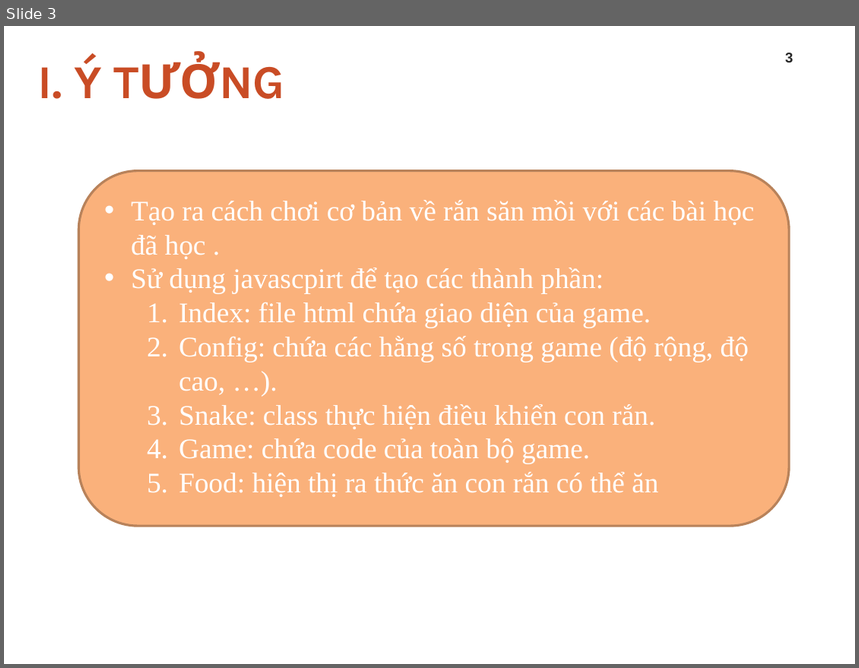
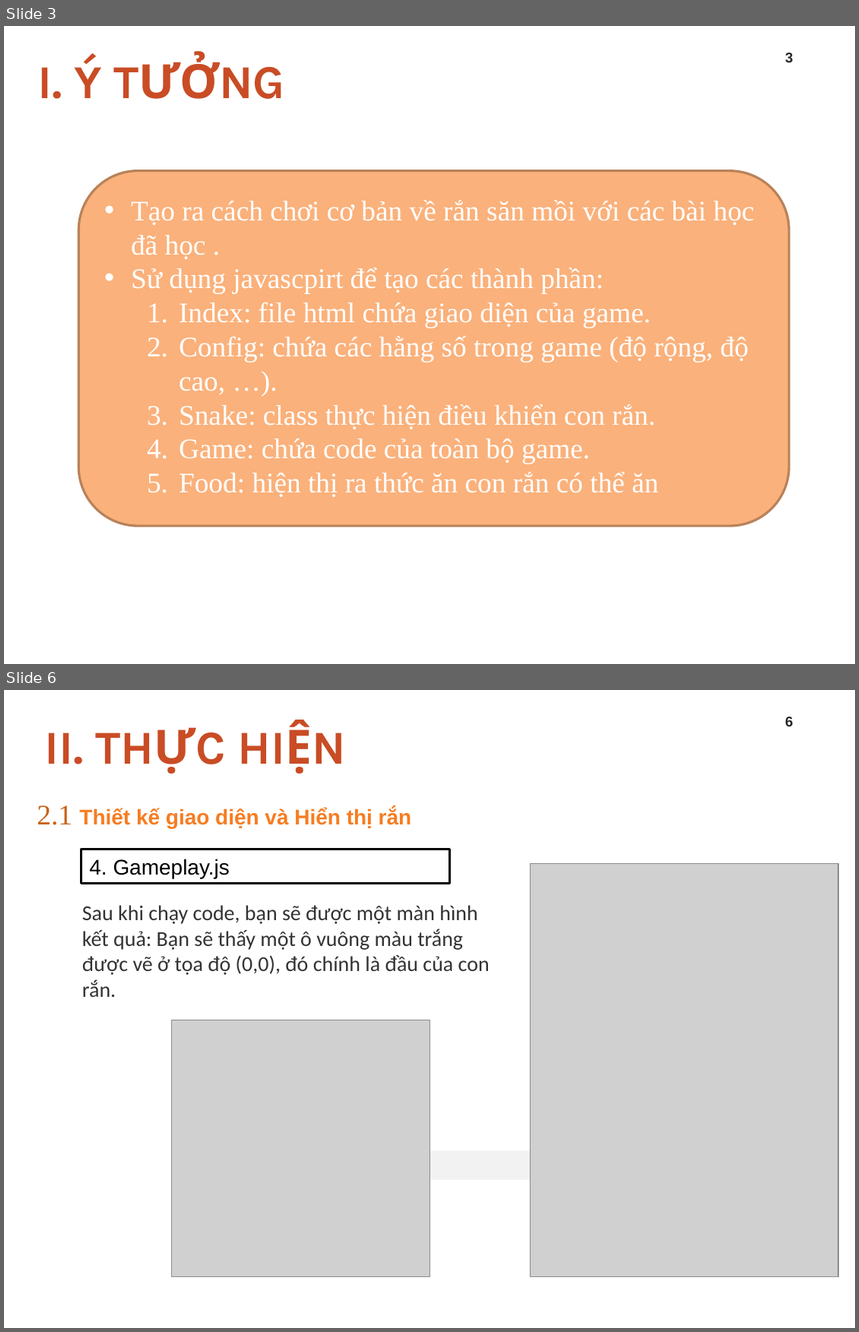
Before and after one commit to hai1710/case, a slide deck: CASE-STUDY.pptx. Shown one above the other, each under a label of ours: slide 3 before the commit, slides 3 and 6 after it; the slides between them are not shown. The pictures are 859x668 and 859x1332 pixels, drawn with LibreOffice and Linux fonts; fonts in the diff are those of the drawing; grey boxes stand for pictures; background and template pictures are left out. Boxes give left, top, right and bottom in pixels: in the first picture for what was removed or moved away, otherwise in the second. Text is boxed around its words. In the diff, an @@ line names an element or a change of style, - is before the commit and + after.

```diff
--- a/CASE-STUDY.pptx
+++ b/CASE-STUDY.pptx
@@ slide 6 added at box(4, 690, 855, 1328), background #FFFFFF @@
@@ title added at box(45, 733, 84, 764), 40 pt, text #C94C25, bold @@
+II. THỰC HIỆN
@@ page number added at box(785, 717, 793, 726), 12 pt, text #262626, bold @@
+6
@@ text added at box(37, 806, 412, 828), 18 pt, text #F77C21, bold @@
+2.1 Thiết kế giao diện và Hiển thị rắn
@@ rectangle added at box(82, 849, 450, 883), fill #FFFFFF, outline #000000 2 pt, 18 pt, text #000000 @@
+4. Gameplay.js
@@ picture added at box(530, 863, 838, 1277) @@
@@ text added at box(82, 905, 490, 997), 18 pt, text #333333 @@
+Sau khi chạy code, bạn sẽ được một màn hình kết quả: Bạn sẽ thấy một ô vuông màu trắng được vẽ ở tọa độ (0,0), đó chính là đầu của con rắn.
@@ picture added at box(172, 1021, 430, 1277) @@
@@ rectangle added at box(301, 1151, 542, 1180), fill #F2F2F2 @@
```
Also in this commit, not shown: 2 slides changed, 7 other slides added, 1 slide removed.
